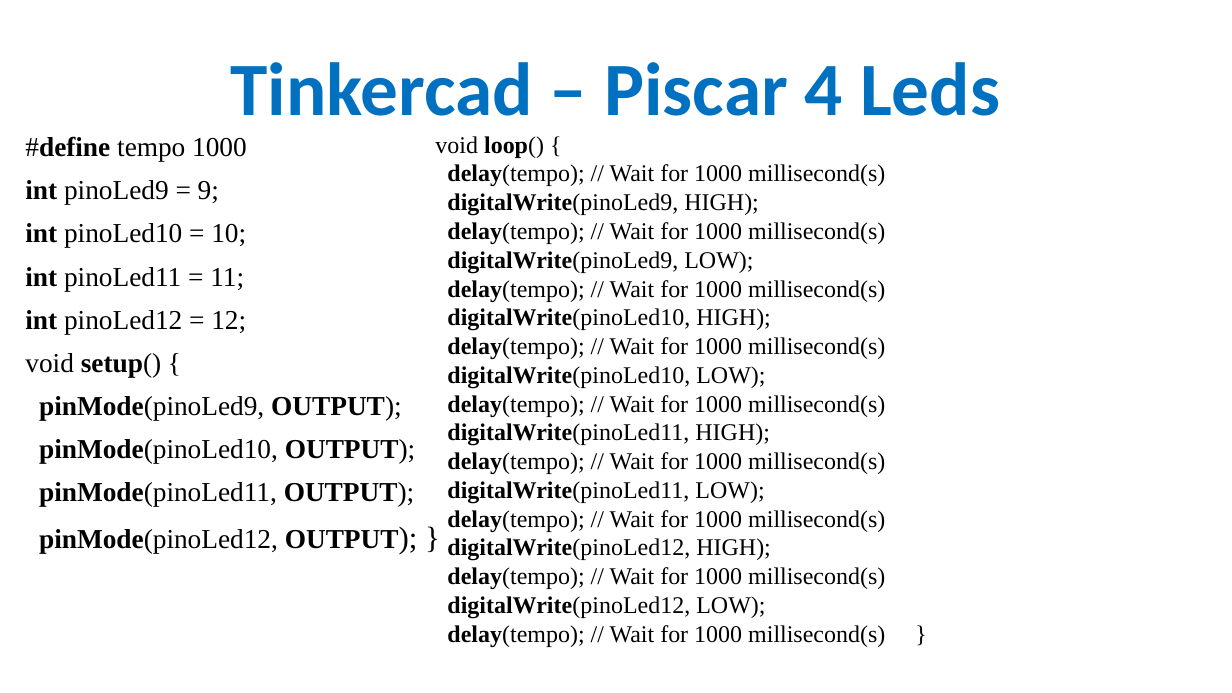
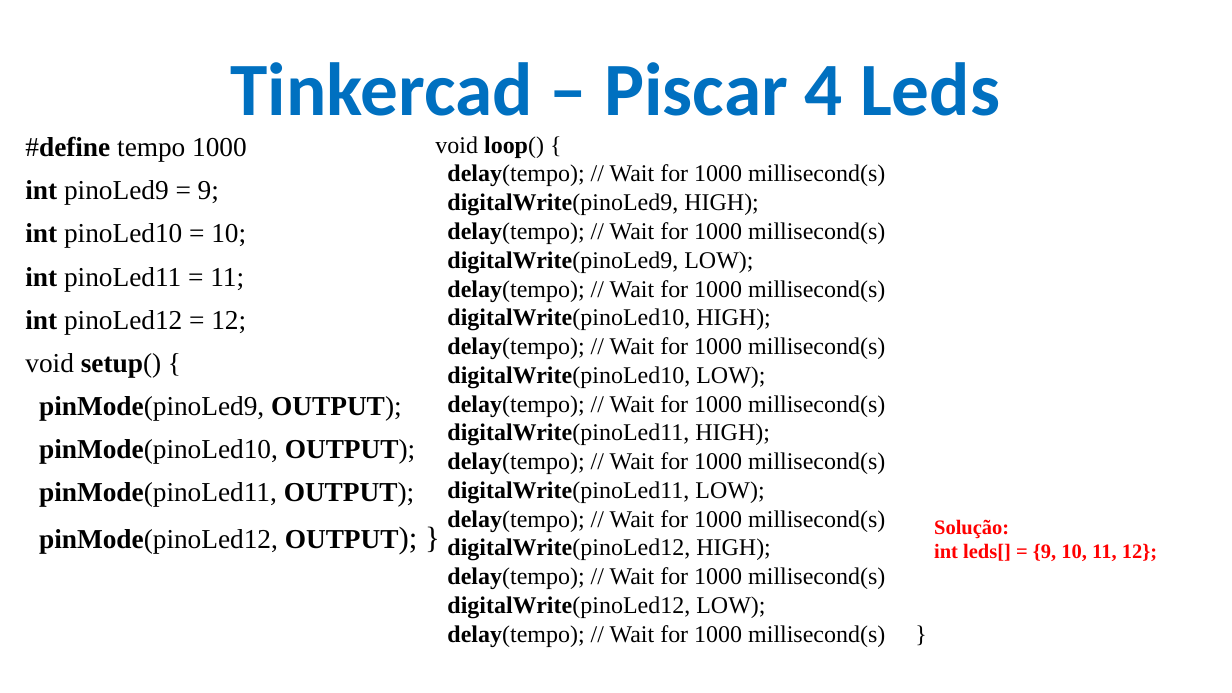
Before and after one commit to CloudEducationBrazil/WydenArea1AplicacaoCloudIndustria40Python, a slide deck: slide 13 of 01 Classes/Aula 04 - Aplicação Cloud Indústria 40 Python IoT Plataforma Arduino Tinkercad Prática.pptx. Drawn at 1232x693 pixels with LibreOffice and Linux fonts; fonts in the diff are those of the drawing; background and template pictures are left out. Boxes give left, top, right and bottom in pixels: in the first picture for what was removed or moved away, otherwise in the second. Text is boxed around its words. In the diff, an @@ line names an element or a change of style, - is before the commit and + after.

```diff
--- a/01 Classes/Aula 04 - Aplicação Cloud Indústria 40 Python IoT Plataforma Arduino Tinkercad Prática.pptx
+++ b/01 Classes/Aula 04 - Aplicação Cloud Indústria 40 Python IoT Plataforma Arduino Tinkercad Prática.pptx
@@ text added at (934,519,1157,561), 12 pt, text #FF0000, bold @@
+Solução:
+int leds[] = {9, 10, 11, 12};
```
Also in this commit, not shown: 2 other slides changed, 1 other file.
